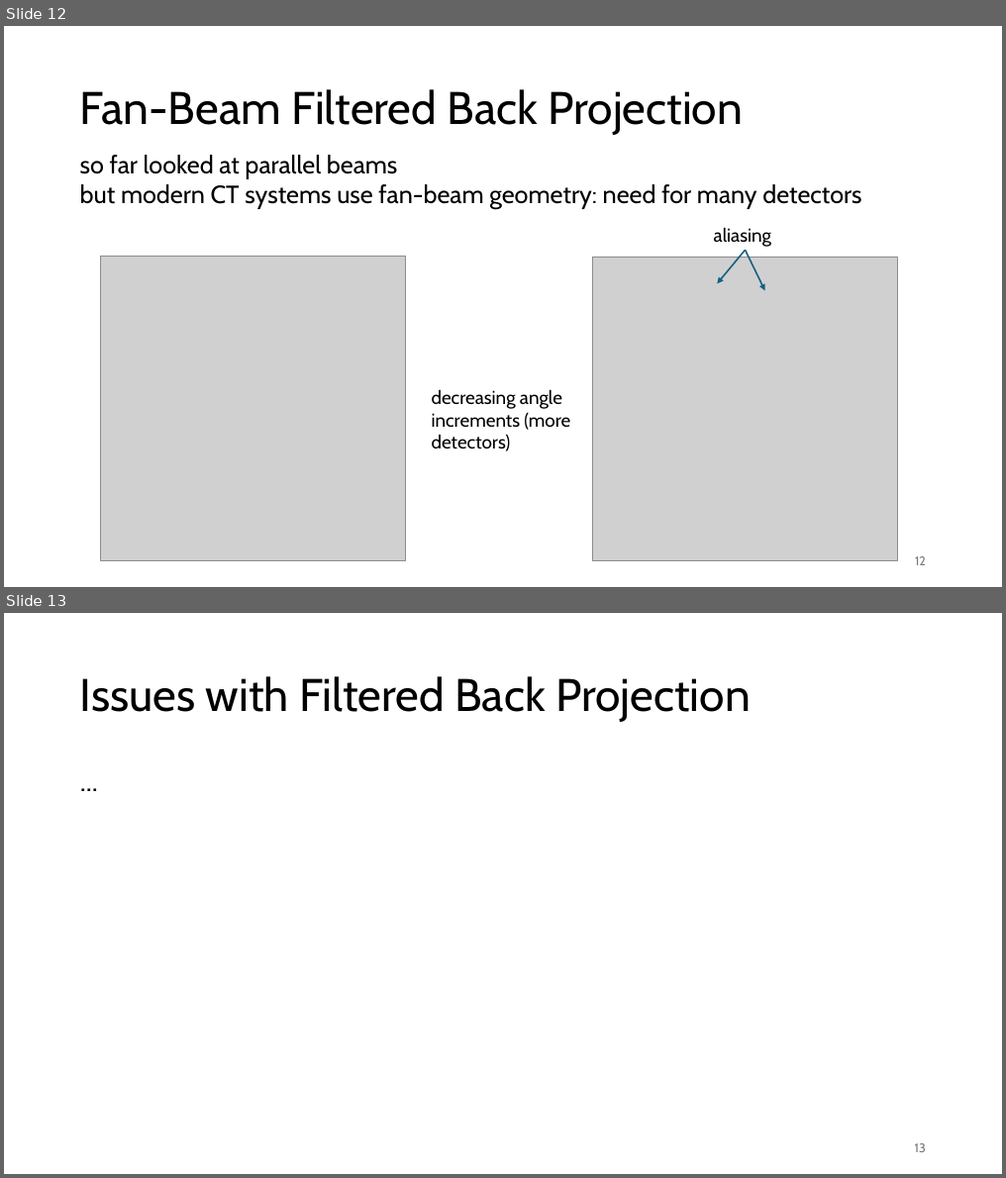
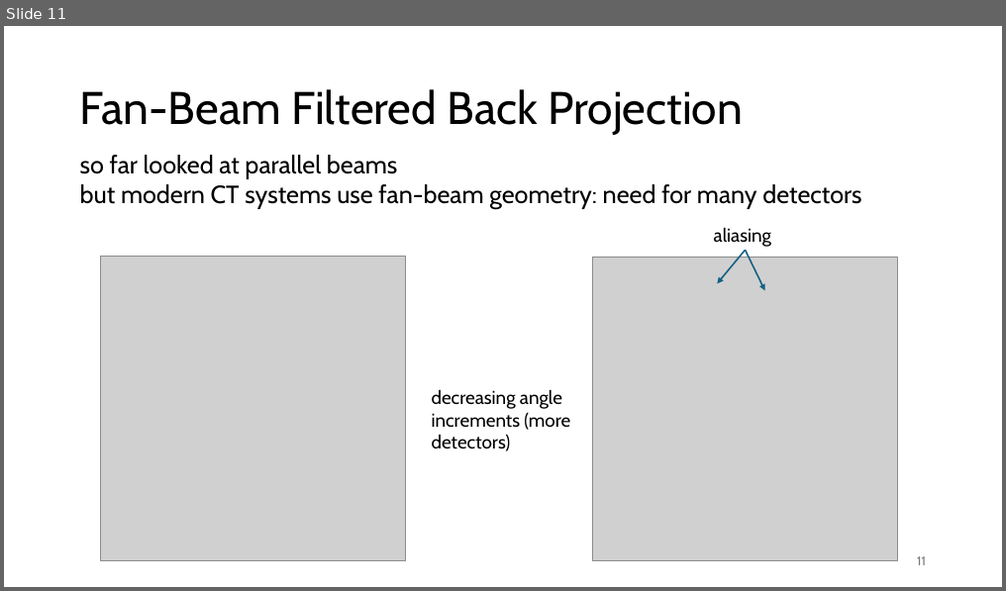
Before and after one commit to FelixWick/DL_images, a slide deck: slides/CT.pptx. Shown one above the other, each under a label of ours: slides 12 and 13 before the commit, slide 11 after it. The pictures are 1006x1178 and 1006x591 pixels, drawn with LibreOffice and Linux fonts; fonts in the diff are those of the drawing; grey boxes stand for pictures. Boxes give left, top, right and bottom in pixels: in the first picture for what was removed or moved away, otherwise in the second. Text is boxed around its words. In the diff, an @@ line names an element or a change of style, - is before the commit and + after.

```diff
--- a/slides/CT.pptx
+++ b/slides/CT.pptx
@@ slide 13 removed at bbox=[4, 613, 1002, 1174], background #FFFFFF @@
@@ title removed at bbox=[80, 676, 750, 722] @@
-Issues with Filtered Back Projection
@@ text removed at bbox=[73, 762, 934, 1119] @@
-...
@@ page number removed at bbox=[915, 1144, 926, 1153] @@
-13
@@ what was slide 12 is now slide 11 @@
@@ page number at bbox=[917, 557, 926, 566]: text changed @@
-12
+11
```
Also in this commit, not shown: 4 slides changed, 1 other file.
